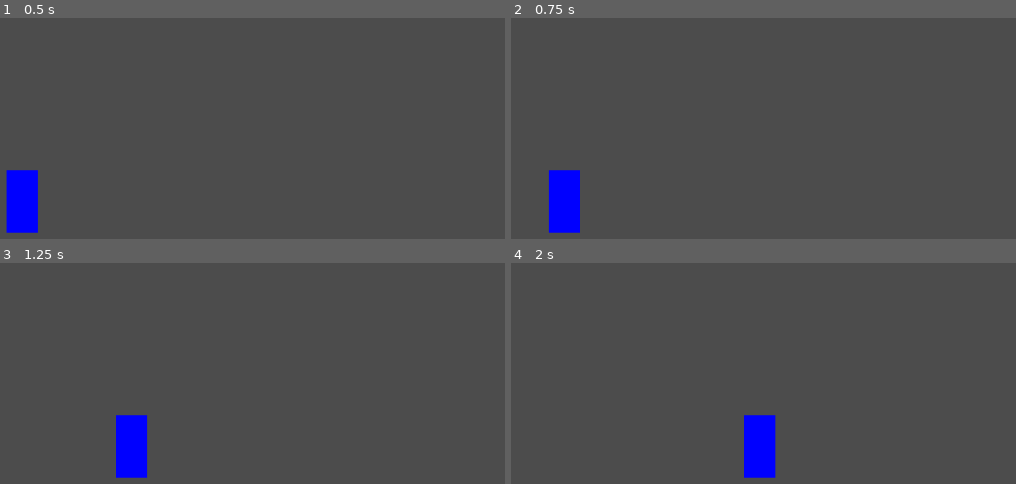
Above: before the commit, frames 1-4 (two rows, left to right).
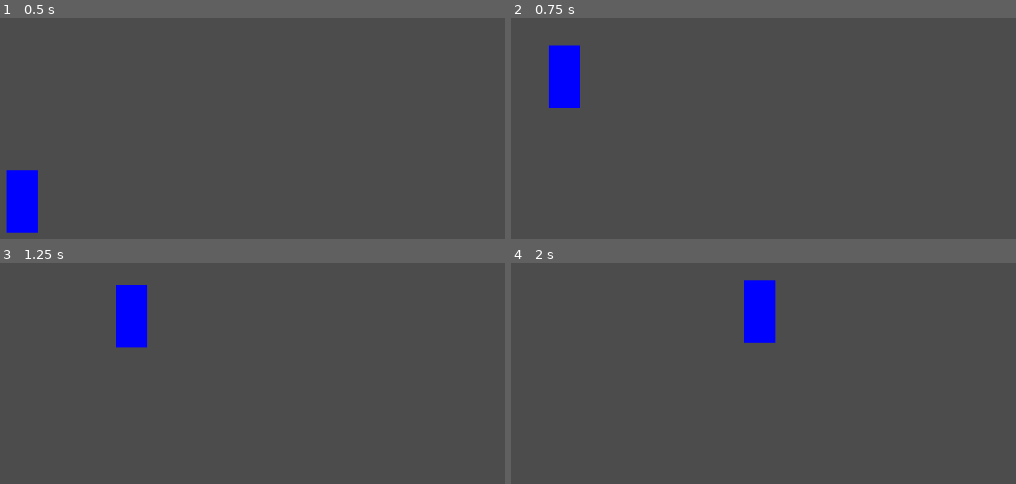
Above: after the commit, the same moments.

Repository: PistolRcks/flfa-project
Game: Godot game, scene res://level/basic_arena/TestingArena.tscn
The game is run twice, just before and just after one commit, with the same random seed, the same clock (stepped at 60 frames per second) and the same inputs.
Inputs:
- Up to frame 1 (0.5 s): no input
- Up to frame 2 (0.75 s): tap Enter at 0.5 s; hold D (right) from 0.53 s (still down); hold W (up) from 0.53 s (still down)
- Up to frame 3 (1.25 s): keep holding D (right); keep holding W (up)
- Up to frame 4 (2 s): keep holding D (right); release W (up) at 1.28 s; tap J (attack_a) at 1.35 s; tap W (up) at 1.52, 1.55, 1.82 s

Frame 1 is identical in both runs. In frame 2, 3.5% of the frame differs, in the area x 7-14%, y 12-98%; in frame 3, 3.5%; in frame 4, 3.6%, in the area x 46-53%, y 7-98%.

Commit message:
Jumping, also consider up being up

Diff:
--- a/player/Player.gd
+++ b/player/Player.gd
@@ -21,7 +21,7 @@
 
 const GRAVITY = 200		# Speed of gravity (in pixels/sec); always at max
 
-## Hitboxes ##
+## Hitboxes ##a
 onready var hitbox_scene = load("res://util/hitbox/Hitbox.tscn")
 var hitboxes = []
 
@@ -33,6 +33,8 @@
 export var max_health = 100				# The maximum health of the character
 var current_health
 export var move_speed = 100				# The speed of movement (in pixels/sec)
+export var jump_strength = 1600			# The initial velocity of the jump
+var velocity = Vector2(0,0)
 
 func _ready():
 	current_health = max_health + 0		# Duplicate but not
@@ -45,19 +47,29 @@
 	var left = Input.is_action_pressed("left")
 	var right = Input.is_action_pressed("right")
 
+	# X movement
 	if left and right:
-		pass
-	elif left:
+		velocity.x = 0
+	elif left and velocity.x > -move_speed:
 		momentum -= Vector2(move_speed, 0)
-	elif right:
+	elif right and velocity.x < move_speed:
 		momentum += Vector2(move_speed, 0)
 
-	# Apply gravity while not on floor
-	if not is_on_floor():
+	# Jump
+	if is_on_floor() and Input.is_action_pressed("up"):
+		momentum += Vector2(0, -jump_strength)
+
+	# Stop when we're not inputting
+	if not (left or right):
+		velocity.x = 0
+
+	# Apply gravity while not on floor (and we're not moving faster than gravity)
+	if not is_on_floor() and velocity.y < GRAVITY:
 		momentum += Vector2(0, GRAVITY)
 
+	velocity += momentum
 	# Apply momentum
-	move_and_slide(momentum)
+	move_and_slide(velocity, Vector2(0, -1))
 
 """ Creates a new Hitbox.
 
